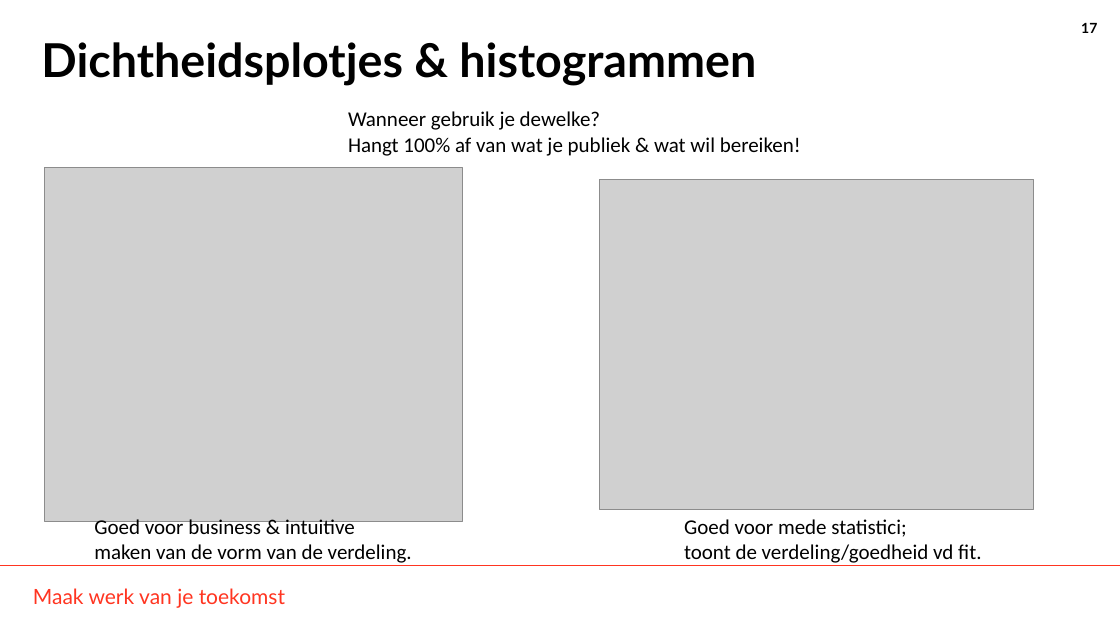
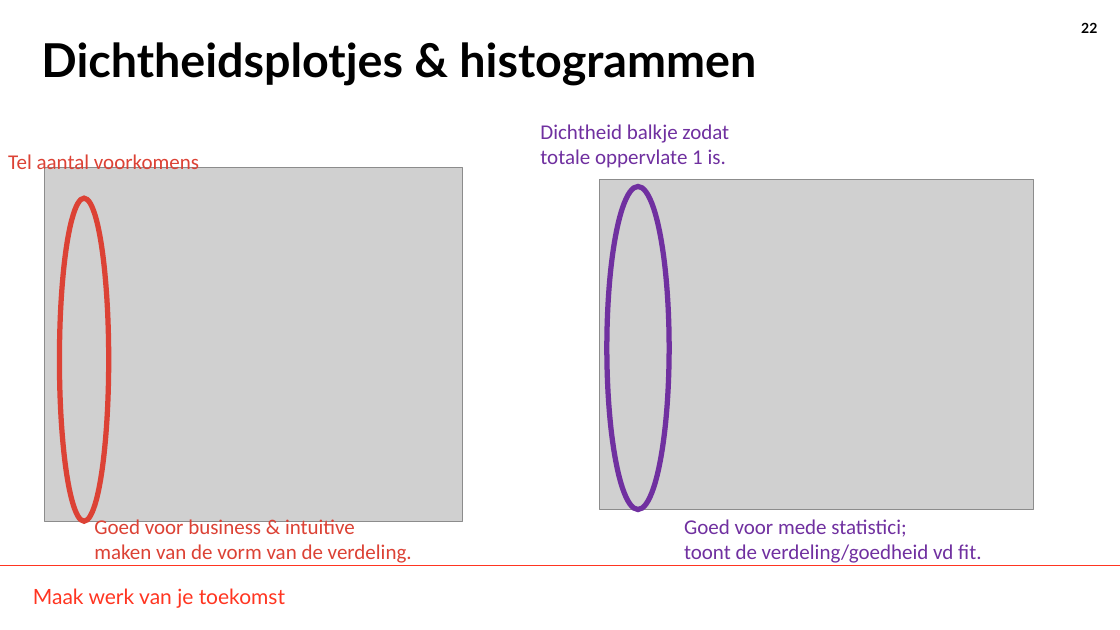
Before and after one commit to THellemans/data-science-syntra-ab, a slide deck: slide 22 of 06 statistiek/04 Numerieke data verdelingen verkennen/04 Numerieke data verdelingen verkennen.pptx (slide 17 before the commit). Drawn at 1120x630 pixels with LibreOffice and Linux fonts; fonts in the diff are those of the drawing; grey boxes stand for pictures; background and template pictures are left out. Boxes give left, top, right and bottom in pixels: in the first picture for what was removed or moved away, otherwise in the second. Text is boxed around its words. In the diff, an @@ line names an element or a change of style, - is before the commit and + after.

```diff
--- a/06 statistiek/04 Numerieke data verdelingen verkennen/04 Numerieke data verdelingen verkennen.pptx
+++ b/06 statistiek/04 Numerieke data verdelingen verkennen/04 Numerieke data verdelingen verkennen.pptx
@@ page number at box(1081, 22, 1097, 33): text changed @@
-17
+22
@@ text removed at box(348, 111, 801, 156) @@
-Wanneer gebruik je dewelke?
-Hangt 100% af van wat je publiek & wat wil bereiken!
@@ text added at box(540, 124, 729, 168), 18 pt, text #7030A0 @@
+Dichtheid balkje zodat totale oppervlate 1 is.
@@ text added at box(8, 151, 199, 175), 18 pt, text #DC4235 @@
+Tel aantal voorkomens
@@ ellipse added at box(60, 198, 109, 522), outline #DC4235 4.5 pt @@
@@ ellipse added at box(607, 187, 669, 510), outline #7030A0 4.5 pt @@
@@ text "Goed voor business & intuitive ..." at box(94, 517, 412, 566): text colour #000000 to #DC4235 @@
@@ text "Goed voor mede statistici; toont ..." at box(684, 519, 981, 566): text colour #000000 to #7030A0 @@
```
Also in this commit, not shown: 9 other slides changed, 4 slides added, 2 slides removed, 3 other files.
